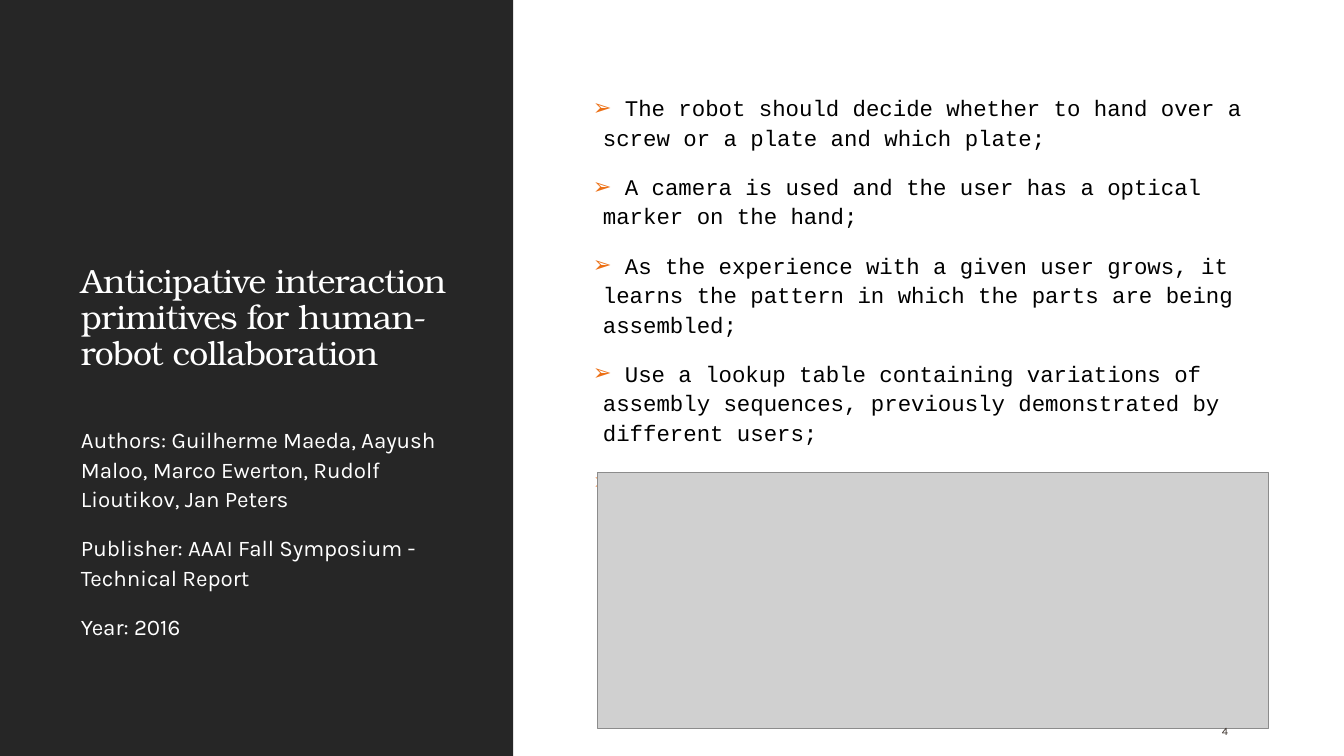
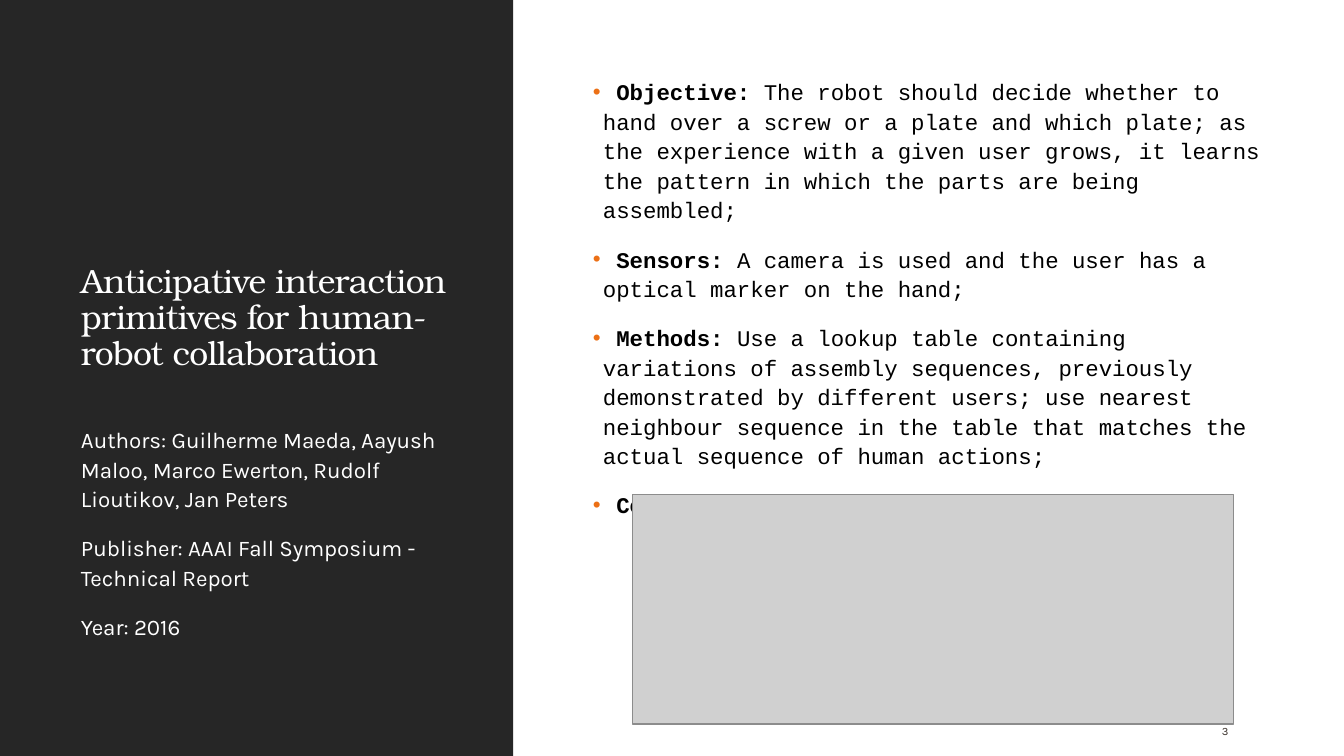
Before and after one commit to pedromiglou/MRSI_Thesis_Action_Anticipation, a slide deck: slide 3 of Robot Action Anticipation for Collaborative Assembly Tasks.pptx (slide 4 before the commit). Drawn at 1344x756 pixels with LibreOffice and Linux fonts; fonts in the diff are those of the drawing; grey boxes stand for pictures. Boxes give left, top, right and bottom in pixels: in the first picture for what was removed or moved away, otherwise in the second. Text is boxed around its words. In the diff, an @@ line names an element or a change of style, - is before the commit and + after.

```diff
--- a/Robot Action Anticipation for Collaborative Assembly Tasks.pptx
+++ b/Robot Action Anticipation for Collaborative Assembly Tasks.pptx
@@ text at [603, 84, 1259, 520]: text changed @@
-➢ The robot should decide whether to hand over a screw or a plate and which plate;
-➢ A camera is used and the user has a optical marker on the hand;
-➢ As the experience with a given user grows, it learns the pattern in which the parts are being assembled;
-➢ Use a lookup table containing variations of assembly sequences, previously demonstrated by different users;
-➢ Use nearest neighbour sequence in the table that matches the actual sequence of human actions.
+• Objective: The robot should decide whether to hand over a screw or a plate and which plate; as the experience with a given user grows, it learns the pattern in which the parts are being assembled;
+• Sensors: A camera is used and the user has a optical marker on the hand;
+• Methods: Use a lookup table containing variations of assembly sequences, previously demonstrated by different users; use nearest neighbour sequence in the table that matches the actual sequence of human actions;
+• Contribution: Simple initial example.
@@ picture: place and size @@
-picture at [598, 473, 1269, 729]
+picture at [632, 495, 1234, 725]
@@ page number at [1222, 728, 1229, 735]: text changed @@
-4
+3
```
Also in this commit, not shown: 5 other slides changed, 1 slide added, 2 slides removed, 12 other files.
